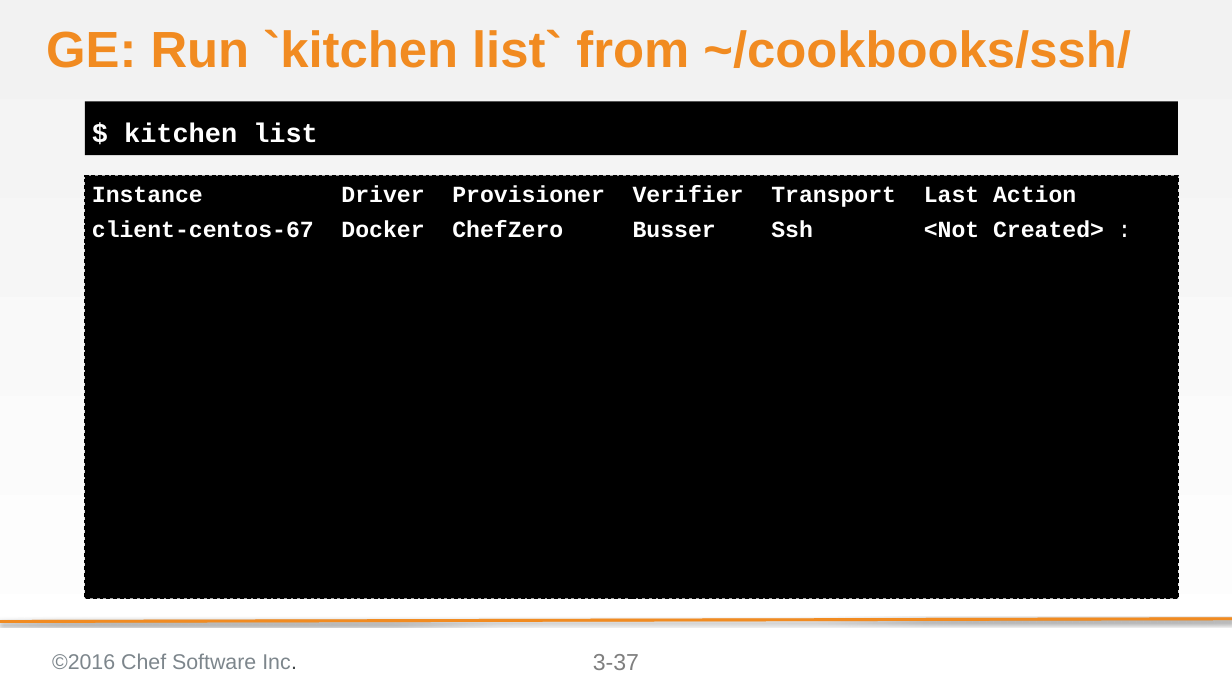
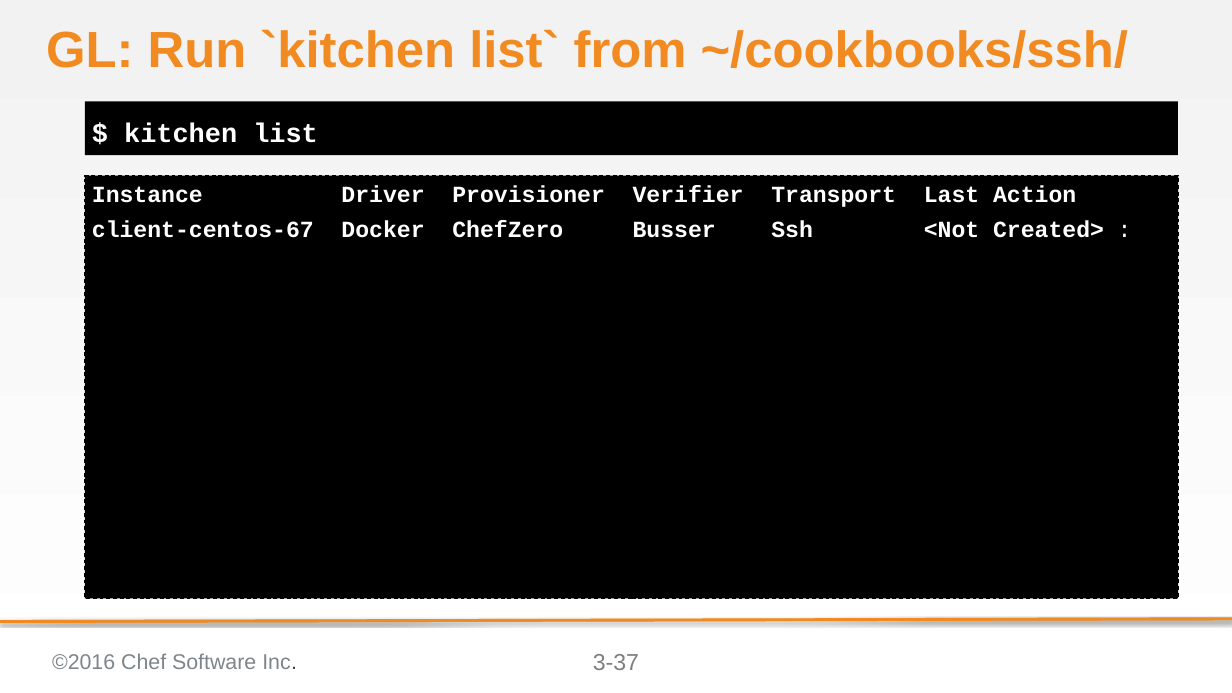
Before and after one commit to bchamby/chef-compliance-installation-configuration-operation, a slide deck: slide 37 of 03-initial-configuration-scans.pptx. Drawn at 1232x693 pixels with LibreOffice and Linux fonts; fonts in the diff are those of the drawing; background and template pictures are left out. Boxes give left, top, right and bottom in pixels: in the first picture for what was removed or moved away, otherwise in the second. Text is boxed around its words. In the diff, an @@ line names an element or a change of style, - is before the commit and + after.

```diff
--- a/03-initial-configuration-scans.pptx
+++ b/03-initial-configuration-scans.pptx
@@ title at [46, 29, 1128, 68]: text changed @@
-GE: Run `kitchen list` from ~/cookbooks/ssh/
+GL: Run `kitchen list` from ~/cookbooks/ssh/
```
Also in this commit, not shown: 40 other slides changed, 3 slides removed, 2 other files.
